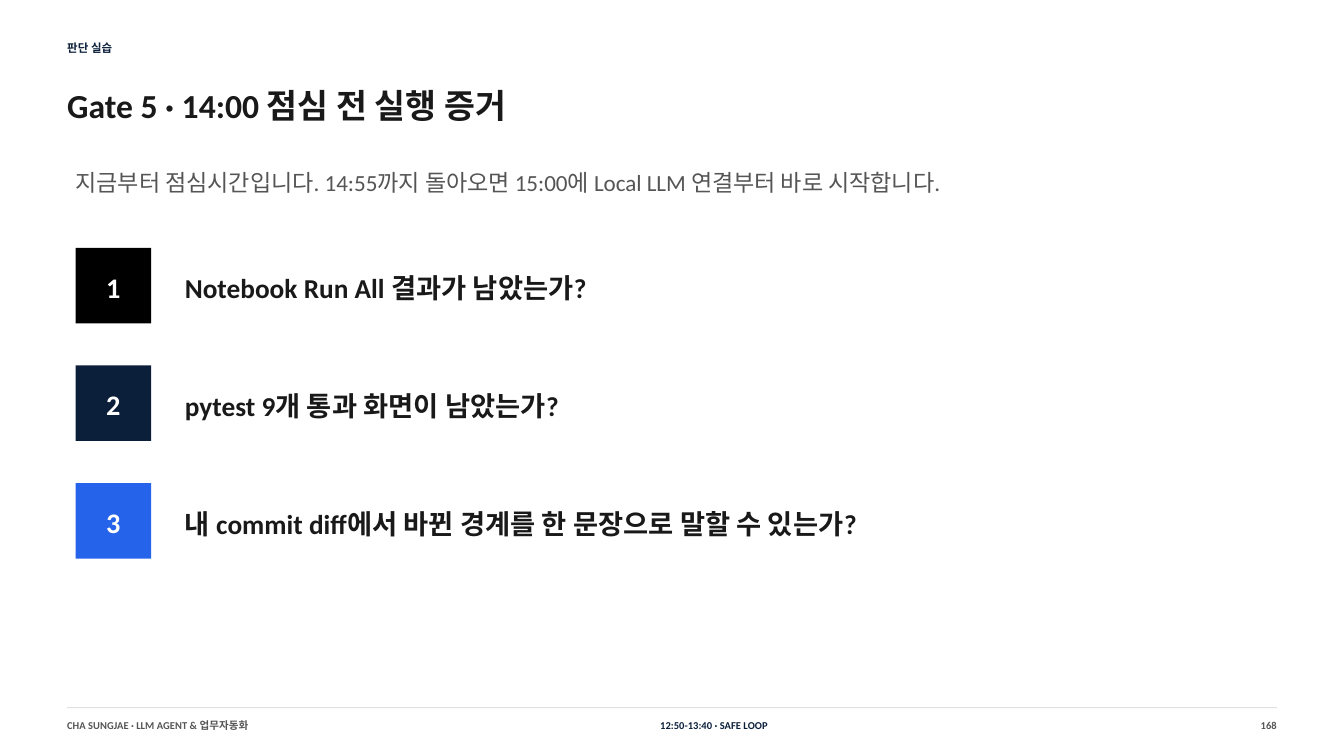
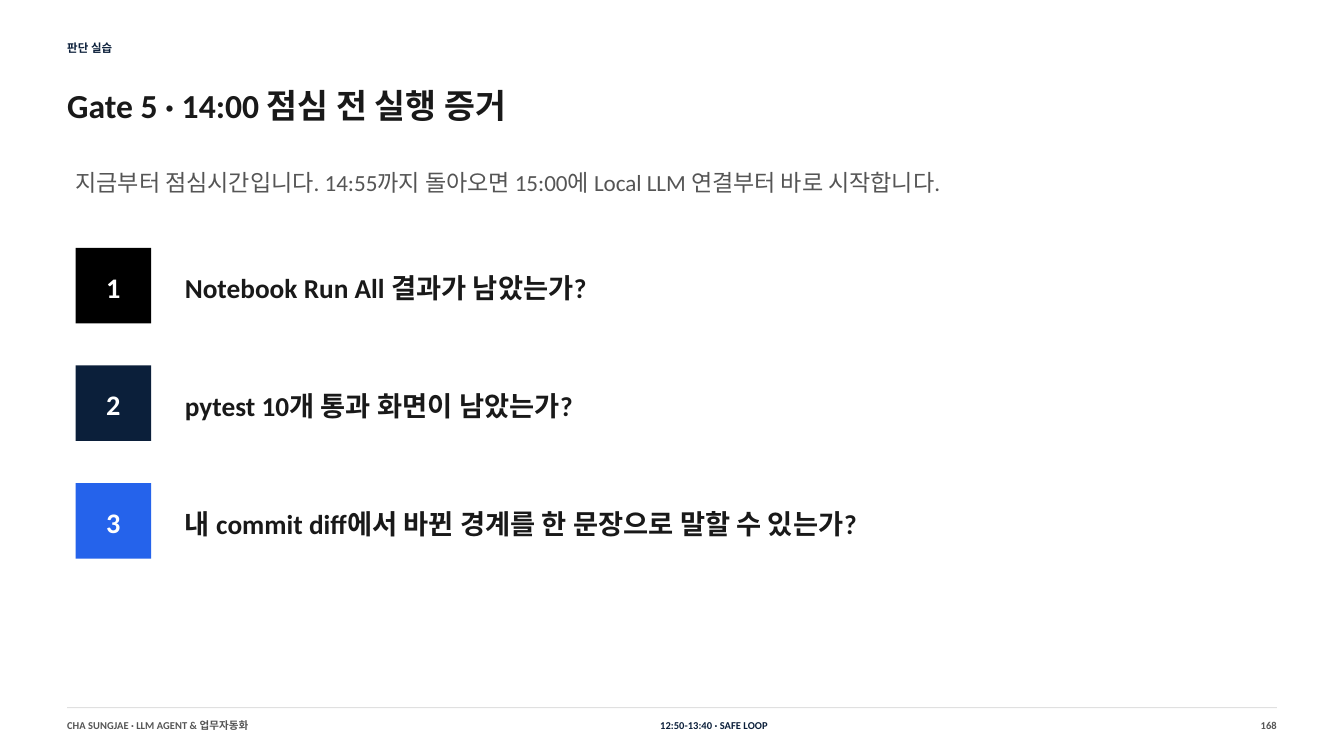
Before and after one commit to smilesjcha/llm-agent-and-workflow-automation, a slide deck: slide 168 of slides/IPA_LLM_Agent_업무자동화_Day1_2026-08-23_MUSINSA_PARTS_270p.pptx. Drawn at 1344x756 pixels with LibreOffice and Linux fonts; fonts in the diff are those of the drawing. Boxes give left, top, right and bottom in pixels: in the first picture for what was removed or moved away, otherwise in the second. Text is boxed around its words. In the diff, an @@ line names an element or a change of style, - is before the commit and + after.

```diff
--- a/slides/IPA_LLM_Agent_업무자동화_Day1_2026-08-23_MUSINSA_PARTS_270p.pptx
+++ b/slides/IPA_LLM_Agent_업무자동화_Day1_2026-08-23_MUSINSA_PARTS_270p.pptx
@@ text at (x1=185, y1=393, x2=573, y2=421): text changed @@
-pytest 9개 통과 화면이 남았는가?
+pytest 10개 통과 화면이 남았는가?
```
Also in this commit, not shown: 14 other slides changed, 15 other files.
